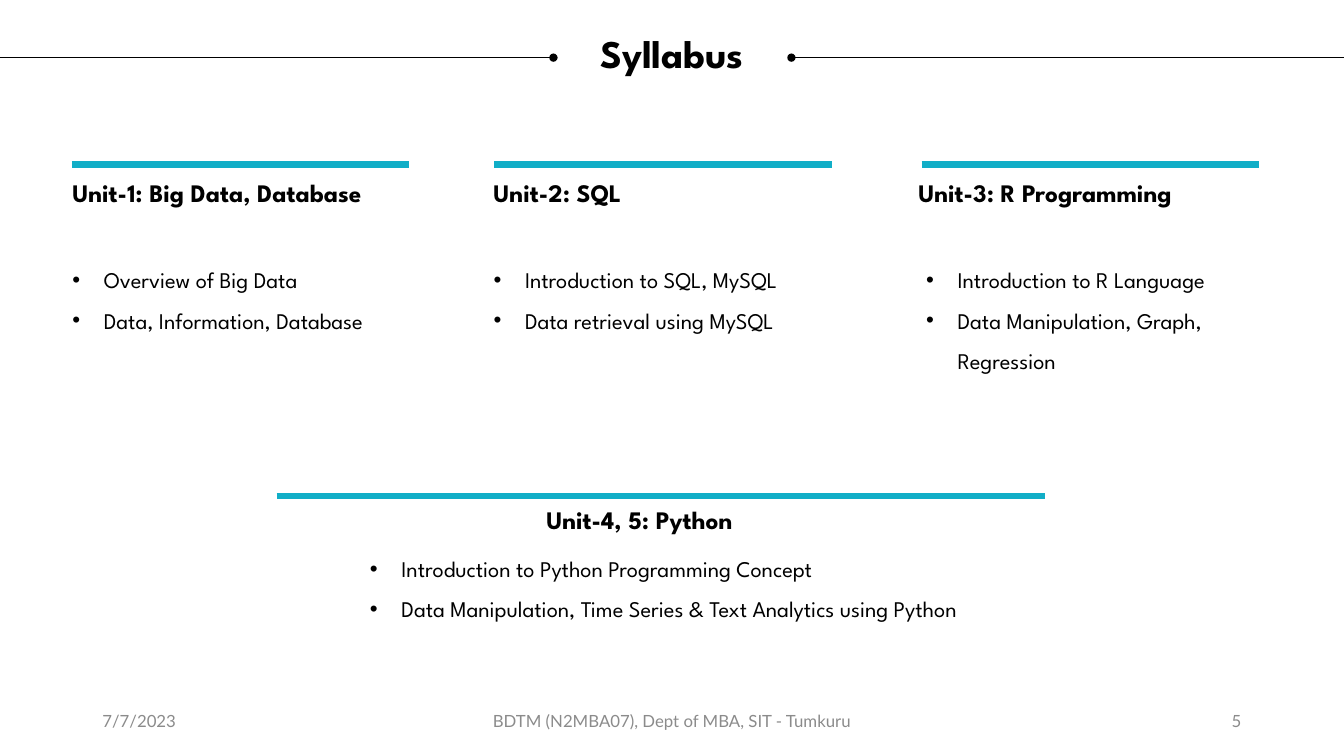
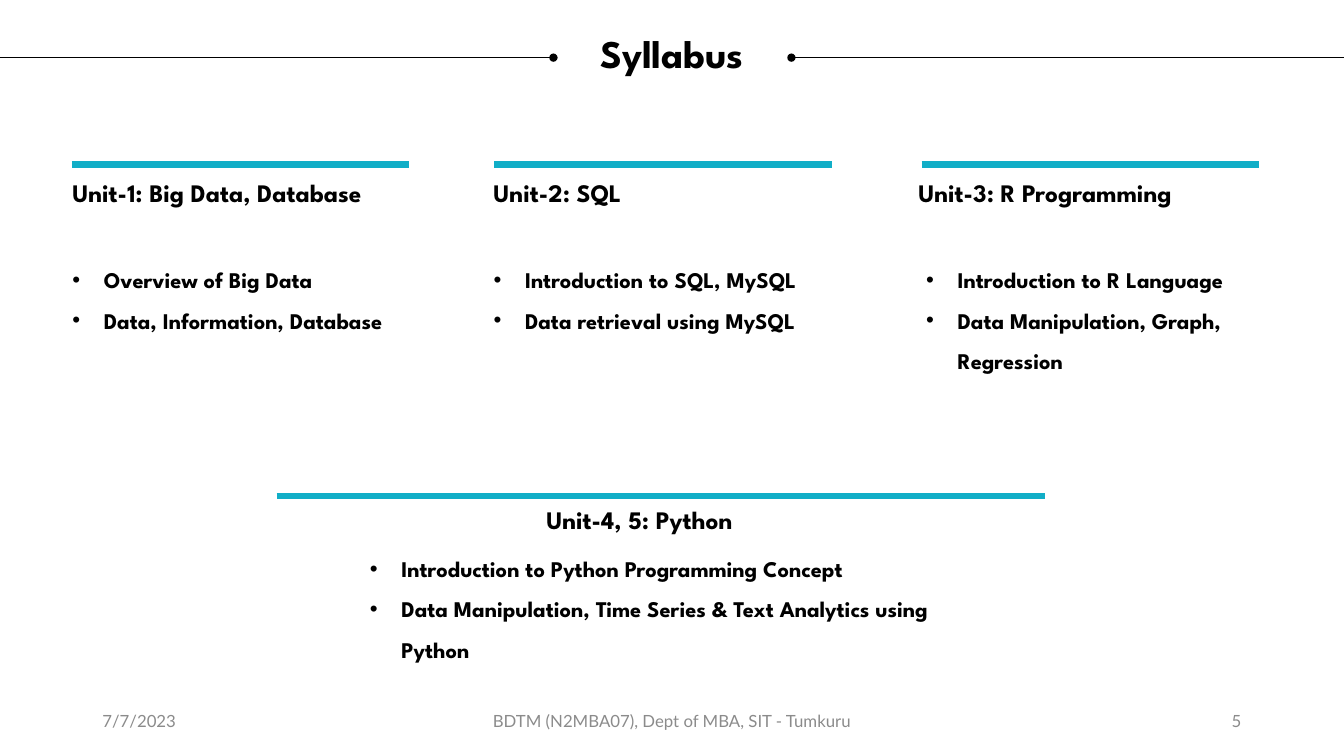
Before and after one commit to sitmbadept/sitmbadept.github.io, a slide deck: slide 5 of 2023/UNIT-1-BigData.pptx. Drawn at 1344x756 pixels with LibreOffice and Linux fonts; fonts in the diff are those of the drawing. Boxes give left, top, right and bottom in pixels: in the first picture for what was removed or moved away, otherwise in the second. Text is boxed around its words. In the diff, an @@ line names an element or a change of style, - is before the commit and + after.

```diff
--- a/2023/UNIT-1-BigData.pptx
+++ b/2023/UNIT-1-BigData.pptx
@@ bold on in 4 elements at [104,272,382,332], [525,272,796,334], [958,272,1223,374], [401,561,927,663] @@
```
Also in this commit, not shown: 9 other slides changed, 4 slides added, 1 other file.
